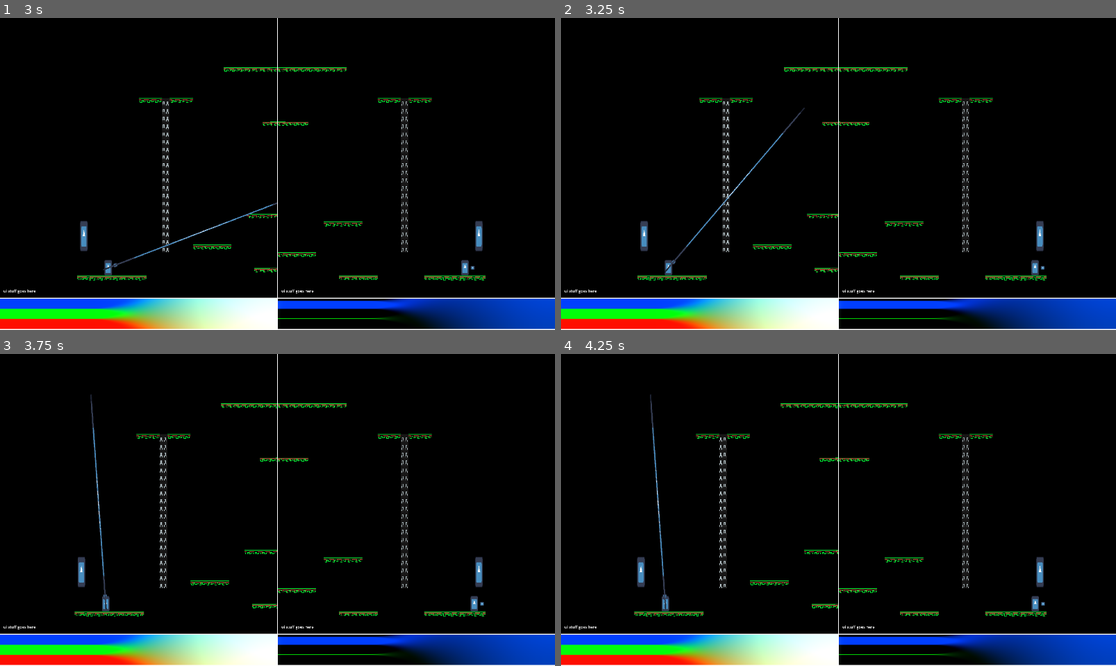
Above: before the commit, frames 1-4 (two rows, left to right).
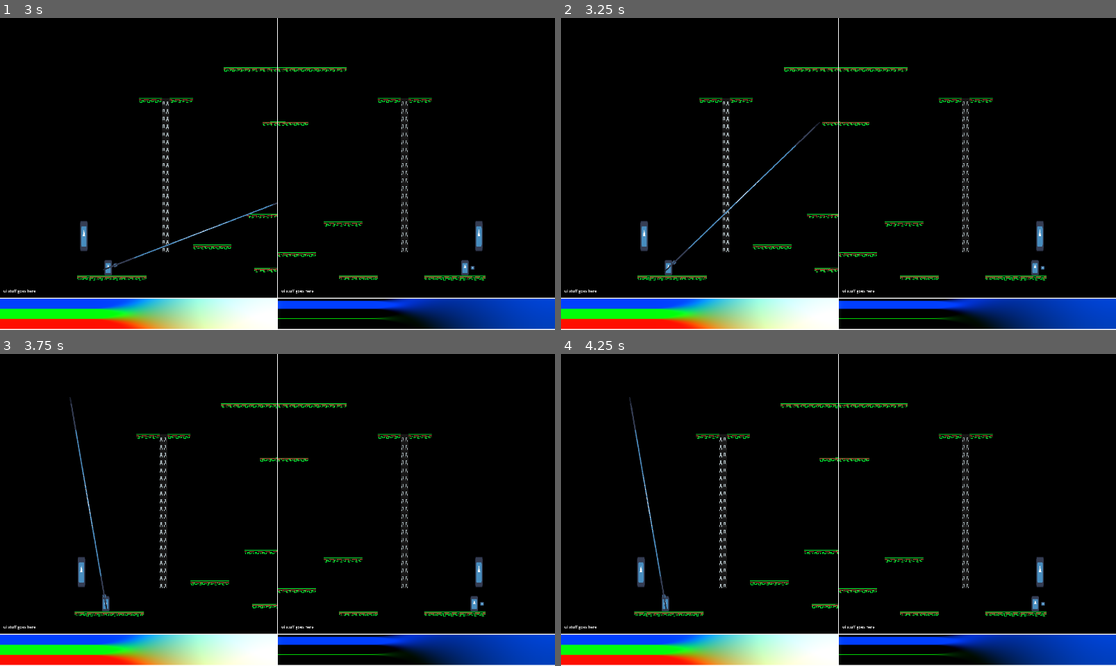
Above: after the commit, the same moments.

Repository: llhtimlam/UofT-GameJam
Game: Godot game, scene res://scenes/main.tscn
Same seed, same stepped clock (60 frames per second), same inputs: the game is played once before the commit and once after it. The engine's default icon, where the game draws it, is replaced by a stand-in: a white triangle on a blue panel in a dark square.
Inputs:
- Up to frame 1 (3 s): tap Enter at 0.5 s; hold D (Player1_RIGHT) 0.53-1.28 s; tap G (Player1_DASH) at 0.6 s; tap F (Player1_JUMP) at 0.77, 1.52 s; hold S (Player1_DOWN) 1.28-2.03 s; tap R (Player1_MELEE) at 1.35 s; hold D (Player1_RIGHT) 2.03-2.78 s; tap T (Player1_SHOOT) at 2.1 s; hold W (Player1_UP) from 2.78 s (still down); tap / (Player2_DASH) at 2.85 s
- Up to frame 2 (3.25 s): keep holding W (Player1_UP); tap F (Player1_JUMP) at 3.02 s
- Up to frame 3 (3.75 s): release W (Player1_UP) at 3.53 s; hold A (Player1_LEFT) from 3.53 s (still down); tap Down (Player2_DOWN) at 3.6 s
- Up to frame 4 (4.25 s): keep holding A (Player1_LEFT); tap F (Player1_JUMP) at 3.77 s

Frame 1 is identical in both runs. In frame 2, 0.4% of the frame differs, in the area x 18-47%, y 28-82%; in frame 3, 0.4%, in the area x 12-20%, y 12-82%; in frame 4, 0.4%.

Commit message:
added finedial for shooting

Diff:
--- a/paintball/scenes/game_scene/player/player.gd
+++ b/paintball/scenes/game_scene/player/player.gd
@@ -40,6 +40,7 @@
 var AIM_CD: float = 2.0
 @export var SHOOT_CD: float = 0.2
 var DIAL_SPEED: float = 2.0
+var FINE_DIAL_SPEED: float = 0.5
 
 # Initialize
 var damage_reduction: float = 1.0
@@ -55,6 +56,7 @@
 var input_shoot: bool = false
 var input_dialup: bool = false
 var input_dialdown: bool = false
+var input_finedial: bool = false
 
 var stun_cd: float = 0.0
 var climb_cd: float = 0.0
@@ -169,6 +171,7 @@
 		input_shoot = Input.is_action_just_released(shoot)
 		input_dialup = Input.is_action_pressed(up)
 		input_dialdown = Input.is_action_pressed(down)
+		input_finedial = Input.is_action_pressed(jump)
 
 func reset_state():
 	is_stun = false
@@ -312,9 +315,15 @@
 
 		elif is_aiming:
 			if input_dialup:
-				aim_angle -= delta * DIAL_SPEED
+				if input_finedial:
+					aim_angle -= delta * FINE_DIAL_SPEED
+				else:
+					aim_angle -= delta * DIAL_SPEED
 			if input_dialdown:
-				aim_angle += delta * DIAL_SPEED
+				if input_finedial:
+					aim_angle += delta * FINE_DIAL_SPEED
+				else:
+					aim_angle += delta * DIAL_SPEED
 			aim_angle = clamp(aim_angle, -PI/2, PI/2)
 
 			if facing_dir == -1.0:
